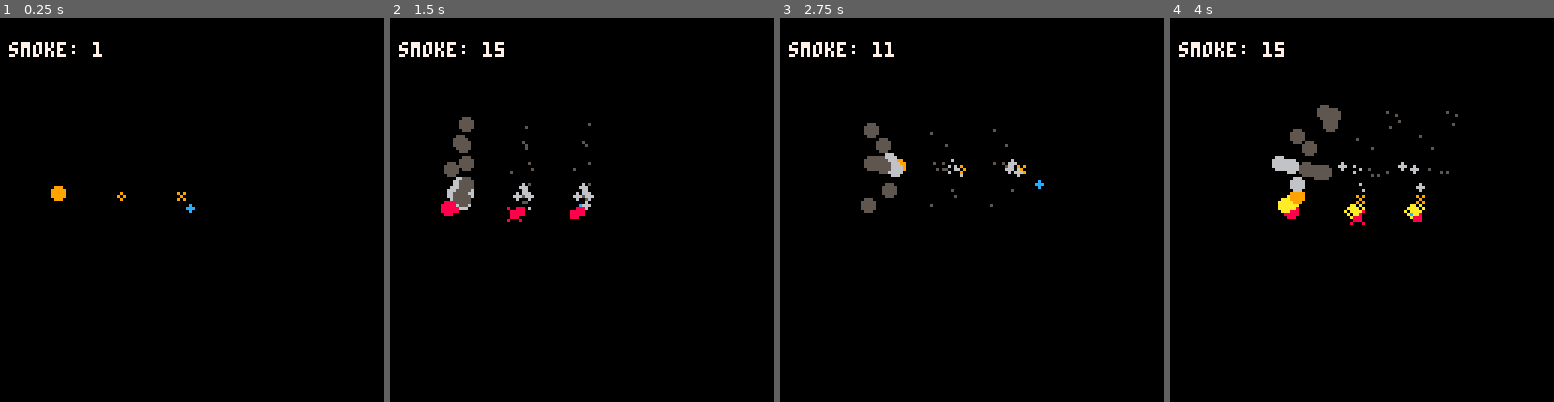
Above: before the commit, frames 1-4 (left to right).
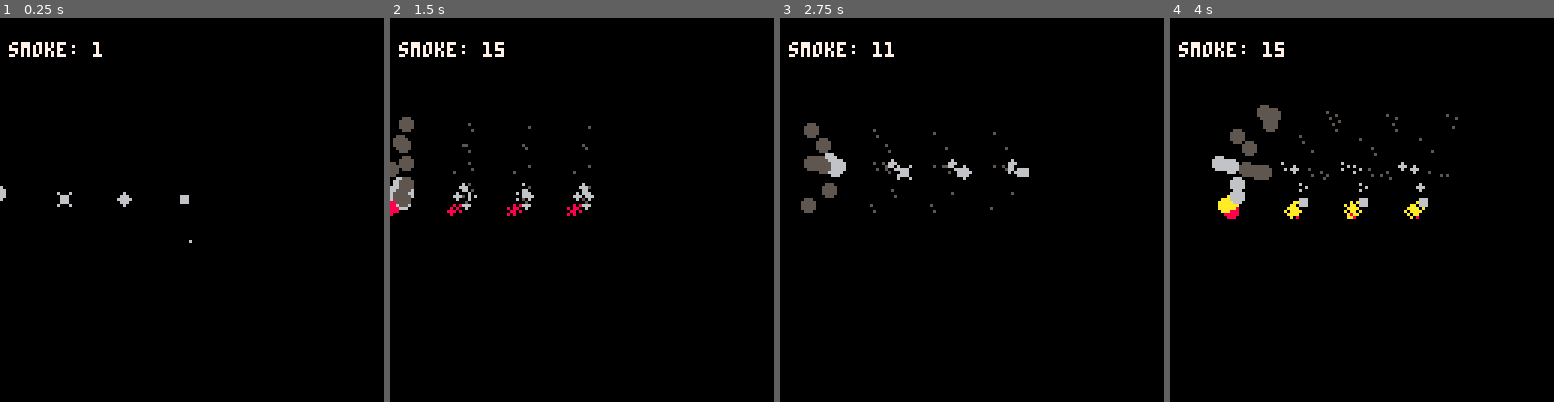
Above: after the commit, the same moments.

Repository: johndalton/tinyshmup
Game: PICO-8 cartridge smoke.p8
Same seed, same stepped clock (60 frames per second), same inputs: the game is played once before the commit and once after it.
Inputs:
- Up to frame 1 (0.25 s): no input
- Up to frame 2 (1.5 s): no input
- Up to frame 3 (2.75 s): hold Right 1.6-2.1 s; hold Up 2.15-2.42 s; hold Right from 2.47 s (still down)
- Up to frame 4 (4 s): release Right at 3.03 s; hold Left 3.08-3.58 s; hold Down 3.63-3.97 s

The runs differ from the first frame. In frame 1, 0.4% of the frame differs, in the area x 0-51%, y 43-59%; in frame 2, 2.5%; in frame 3, 2.3%; in frame 4, 3.6%, in the area x 10-75%, y 22-54%.

Commit message:
Added sparks

Diff:
--- a/smoke.p8
+++ b/smoke.p8
@@ -2,12 +2,48 @@
 version 8
 __lua__
 o={}
-smoke_colour={8,10,9,6,5,12}
+smoke={}
+sparks={}
+smoke_colour={8,10,6,6,5,12}
 
 function _init()
   o.x=63
   o.y=63
-  o.smoke={}
+end
+
+function make_spark(p)
+  s={}
+  -- sparks start at p.x,p.y
+  -- then move randomly
+  s.x=p.x
+  s.dx=rnd(4)-2
+
+  s.y=p.y
+  s.dy=rnd(4)-2
+
+  s.age=1
+  s.change=2
+  s.colour=1
+
+  return s
+end
+
+function update_spark(s)
+  s.age+=1
+
+  if s.age > 8
+  then
+    del(sparks, s)
+  else
+    if s.age>s.change
+    then
+      s.colour+=1
+      s.change+=3
+    end
+  end
+
+  s.x+=s.dx
+  s.y+=s.dy
 end
 
 function make_smoke(p)
@@ -35,7 +71,7 @@
 
   if s.age > 32
   then
-    del(o.smoke, s)
+    del(smoke, s)
   else
     if s.age>s.change
     then
@@ -54,11 +90,17 @@
   if btn(2) then o.y-=1 end
   if btn(3) then o.y+=1 end
 
-  foreach(o.smoke, update_smoke)
-
-  if #o.smoke<15 and rnd(5)>3
+  foreach(smoke, update_smoke)
+  foreach(sparks, update_spark)
+
+  if #smoke<15 and rnd(5)>3
   then
-    add(o.smoke, make_smoke(o))
+    add(smoke, make_smoke(o))
+  end
+
+  if rnd(20)>19
+  then
+    add(sparks, make_spark(o))
   end
 end
 
@@ -68,20 +110,30 @@
 
   -- for comparison
   -- random sprite by age
+  ss=s.sprite+flr(rnd(2))*16
+  spr(ss,s.x-20,s.y)
+
+  -- for comparison
+  -- random sprite by age
   ss=s.sprite+flr(rnd(3))*16
-  spr(ss,s.x-20,s.y)
+  spr(ss,s.x-40,s.y)
 
   -- for comparison
-  circfill(s.x-40,s.y,2,smoke_colour[s.colour])
+  circfill(s.x-60,s.y,2,smoke_colour[s.colour])
+end
+
+function draw_spark(s)
+  pset(s.x,s.y,smoke_colour[s.colour])
 end
 
 function _draw()
   cls()
-  circfill(o.x,o.y,1,12)
-  for i = #o.smoke,1,-1 do
-    draw_smoke(o.smoke[i])
+  -- circfill(o.x,o.y,1,12)
+  for i = #smoke,1,-1 do
+    draw_smoke(smoke[i])
   end
-  print("smoke: "..#o.smoke,3,8,7)
+  foreach(sparks, draw_spark)
+  print("smoke: "..#smoke,3,8,7)
 end
 
 
@@ -94,27 +146,27 @@
 00700700000000000000000000000000000000000000000000000000000000000000000000000000000000000000000000000000000000000000000000000000
 00000000000000000000000000000000000000000000000000000000000000000000000000000000000000000000000000000000000000000000000000000000
 00000000000000000000000000000000000000000000000000000000000000000000000000000000000000000000000000000000000000000000000000000000
-0000000000f00000f0f000000f0000000f0000000000000000000000000000000000000000000000000000000000000000000000000000000000000000000000
-0fff00000f0f00000f000000fff00000000000000000000000000000000000000000000000000000000000000000000000000000000000000000000000000000
-0fff0000f0f0f000f0f000000f000000000000000000000000000000000000000000000000000000000000000000000000000000000000000000000000000000
-0fff00000f0f00000000000000000000000000000000000000000000000000000000000000000000000000000000000000000000000000000000000000000000
+f0f0000000f00000000000000f000000000000000000000000000000000000000000000000000000000000000000000000000000000000000000000000000000
+0f0000000f0f00000fff0000fff000000f0000000000000000000000000000000000000000000000000000000000000000000000000000000000000000000000
+f0f00000f0f0f0000fff00000f000000000000000000000000000000000000000000000000000000000000000000000000000000000000000000000000000000
+000000000f0f00000fff000000000000000000000000000000000000000000000000000000000000000000000000000000000000000000000000000000000000
 0000000000f000000000000000000000000000000000000000000000000000000000000000000000000000000000000000000000000000000000000000000000
 00000000000000000000000000000000000000000000000000000000000000000000000000000000000000000000000000000000000000000000000000000000
 00000000000000000000000000000000000000000000000000000000000000000000000000000000000000000000000000000000000000000000000000000000
 00000000000000000000000000000000000000000000000000000000000000000000000000000000000000000000000000000000000000000000000000000000
-00f00000f0f000000f0000000f000000000000000000000000000000000000000000000000000000000000000000000000000000000000000000000000000000
-0fff00000f0f0000fff00000000f0000f00000000000000000000000000000000000000000000000000000000000000000000000000000000000000000000000
-fffff000f0f000000f0000000f000000000000000000000000000000000000000000000000000000000000000000000000000000000000000000000000000000
-0fff00000f0f00000000000000000000000000000000000000000000000000000000000000000000000000000000000000000000000000000000000000000000
-00f000000ff000000000000000000000000000000000000000000000000000000000000000000000000000000000000000000000000000000000000000000000
-00000000000000000000000000000000000000000000000000000000000000000000000000000000000000000000000000000000000000000000000000000000
-00000000000000000000000000000000000000000000000000000000000000000000000000000000000000000000000000000000000000000000000000000000
-00000000000000000000000000000000000000000000000000000000000000000000000000000000000000000000000000000000000000000000000000000000
-f000f0000ff000000f0000000f0000000f0000000000000000000000000000000000000000000000000000000000000000000000000000000000000000000000
-0fff00000f0f0000f0f0000000000000000000000000000000000000000000000000000000000000000000000000000000000000000000000000000000000000
-0fff0000f0f000000f00000000f0000000f000000000000000000000000000000000000000000000000000000000000000000000000000000000000000000000
-0fff00000f0f00000000000000000000000000000000000000000000000000000000000000000000000000000000000000000000000000000000000000000000
-f000f000f0f000000000000000000000000000000000000000000000000000000000000000000000000000000000000000000000000000000000000000000000
+0f000000f0f0000000f000000f0000000f0000000000000000000000000000000000000000000000000000000000000000000000000000000000000000000000
+fff000000f0f00000fff0000000f0000000000000000000000000000000000000000000000000000000000000000000000000000000000000000000000000000
+0f000000f0f00000fffff0000f00000000f000000000000000000000000000000000000000000000000000000000000000000000000000000000000000000000
+000000000f0f00000fff000000000000000000000000000000000000000000000000000000000000000000000000000000000000000000000000000000000000
+000000000ff0000000f0000000000000000000000000000000000000000000000000000000000000000000000000000000000000000000000000000000000000
+00000000000000000000000000000000000000000000000000000000000000000000000000000000000000000000000000000000000000000000000000000000
+00000000000000000000000000000000000000000000000000000000000000000000000000000000000000000000000000000000000000000000000000000000
+00000000000000000000000000000000000000000000000000000000000000000000000000000000000000000000000000000000000000000000000000000000
+0f0000000ff00000f000f0000f0000000f0000000000000000000000000000000000000000000000000000000000000000000000000000000000000000000000
+f0f000000f0f00000fff000000000000000000000000000000000000000000000000000000000000000000000000000000000000000000000000000000000000
+0f000000f0f000000fff000000f0000000f000000000000000000000000000000000000000000000000000000000000000000000000000000000000000000000
+000000000f0f00000fff000000000000000000000000000000000000000000000000000000000000000000000000000000000000000000000000000000000000
+00000000f0f00000f000f00000000000000000000000000000000000000000000000000000000000000000000000000000000000000000000000000000000000
 00000000000000000000000000000000000000000000000000000000000000000000000000000000000000000000000000000000000000000000000000000000
 00000000000000000000000000000000000000000000000000000000000000000000000000000000000000000000000000000000000000000000000000000000
 00000000000000000000000000000000000000000000000000000000000000000000000000000000000000000000000000000000000000000000000000000000
